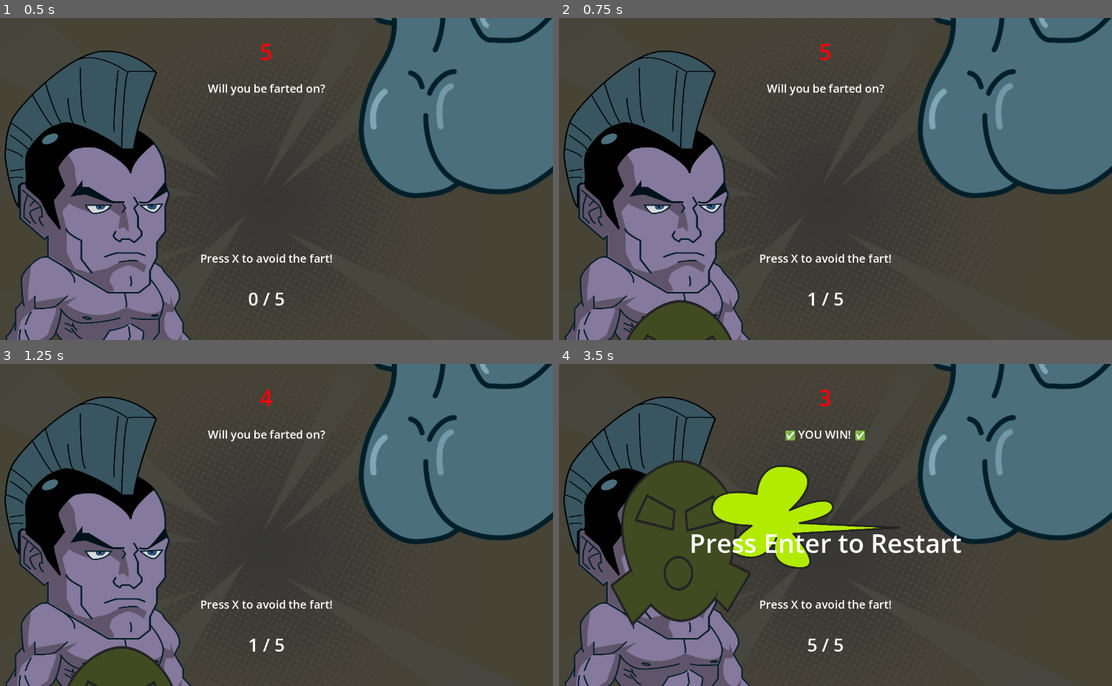
Above: before the commit, frames 1-4 (two rows, left to right).
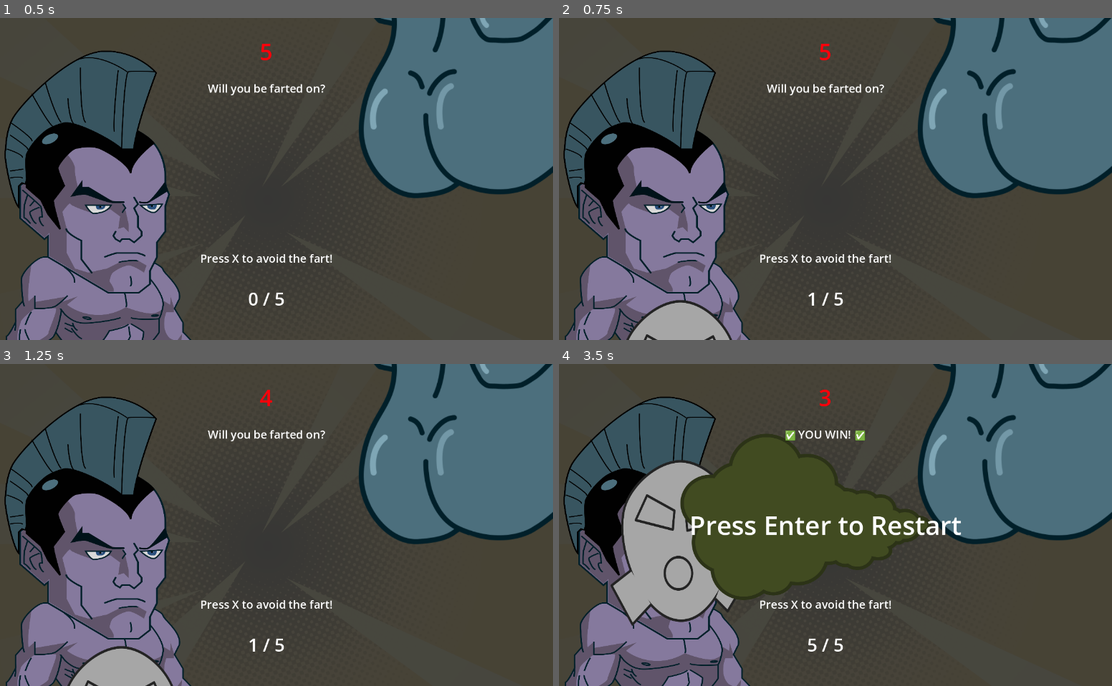
Above: after the commit, the same moments.

Repository: pmedvedevas/gamejam-2026
Game: Godot game, scene res://scenes/game.tscn
Same seed, same stepped clock (60 frames per second), same inputs: the game is played once before the commit and once after it.
Inputs:
- Up to frame 1 (0.5 s): no input
- Up to frame 2 (0.75 s): tap X (press_x) at 0.5 s; hold Enter (press_enter) from 0.53 s (still down)
- Up to frame 3 (1.25 s): keep holding Enter (press_enter)
- Up to frame 4 (3.5 s): tap X (press_x) at 1.25, 1.35, 2, 2.75, 2.85 s; release Enter (press_enter) at 1.28 s; hold Enter (press_enter) 2.03-2.78 s

Frame 1 is identical in both runs. In frame 2, 1.4% of the frame differs, in the area x 12-31%, y 88-100%; in frame 3, 1.4%; in frame 4, 14%, in the area x 9-73%, y 21-81%.

Commit message:
Update placeholders

Diff:
--- a/scenes/game.tscn
+++ b/scenes/game.tscn
@@ -250,7 +250,7 @@
 anchor_bottom = 1.0
 grow_horizontal = 2
 grow_vertical = 2
-theme_override_constants/separation = 360
+theme_override_constants/separation = 320
 
 [node name="Separator" type="Control" parent="UI/RestartVBoxContainer" unique_id=659279103]
 layout_mode = 2
Binary file changed: assets/fart.png
Binary file changed: assets/mask.png
